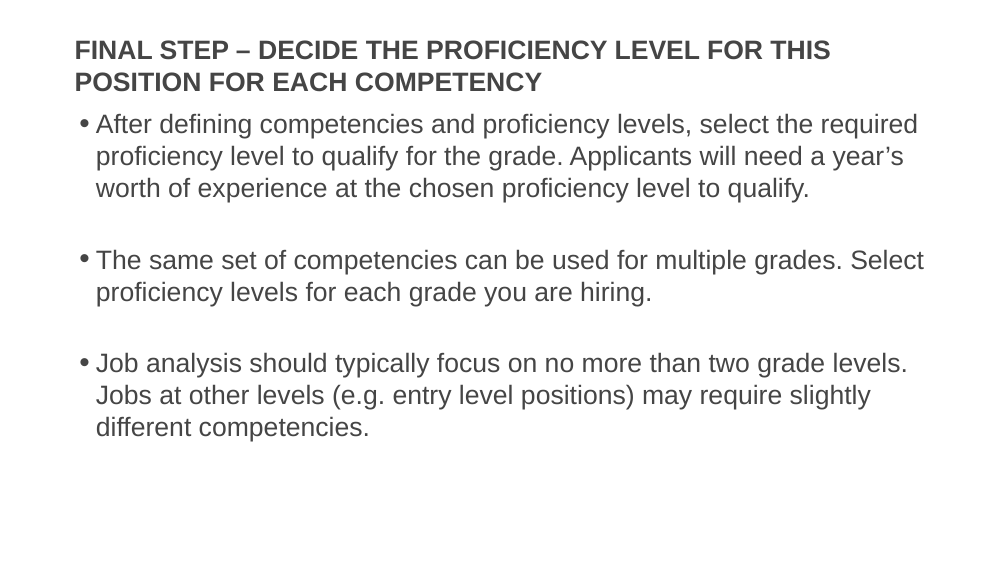
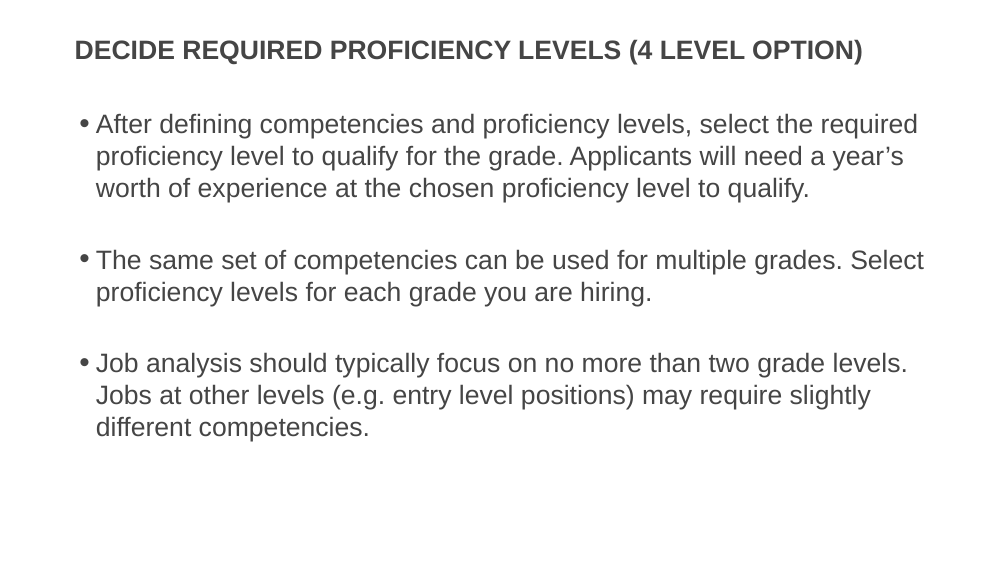
Before and after one commit to usds/SME-QA-Website, a slide deck: slide 19 of toolkit/job-analysis/job-analysis-presentation.pptx (slide 17 before the commit). Drawn at 1008x567 pixels with LibreOffice and Linux fonts; fonts in the diff are those of the drawing. Boxes give left, top, right and bottom in pixels: in the first picture for what was removed or moved away, otherwise in the second. Text is boxed around its words. In the diff, an @@ line names an element or a change of style, - is before the commit and + after.

```diff
--- a/toolkit/job-analysis/job-analysis-presentation.pptx
+++ b/toolkit/job-analysis/job-analysis-presentation.pptx
@@ title at (x1=75, y1=39, x2=863, y2=64): text changed @@
-FINAL STEP – DECIDE THE PROFICIENCY LEVEL FOR THIS POSITION FOR EACH COMPETENCY
+DECIDE REQUIRED PROFICIENCY LEVELS (4 LEVEL OPTION)
```
Also in this commit, not shown: 10 other slides changed, 3 slides added.
